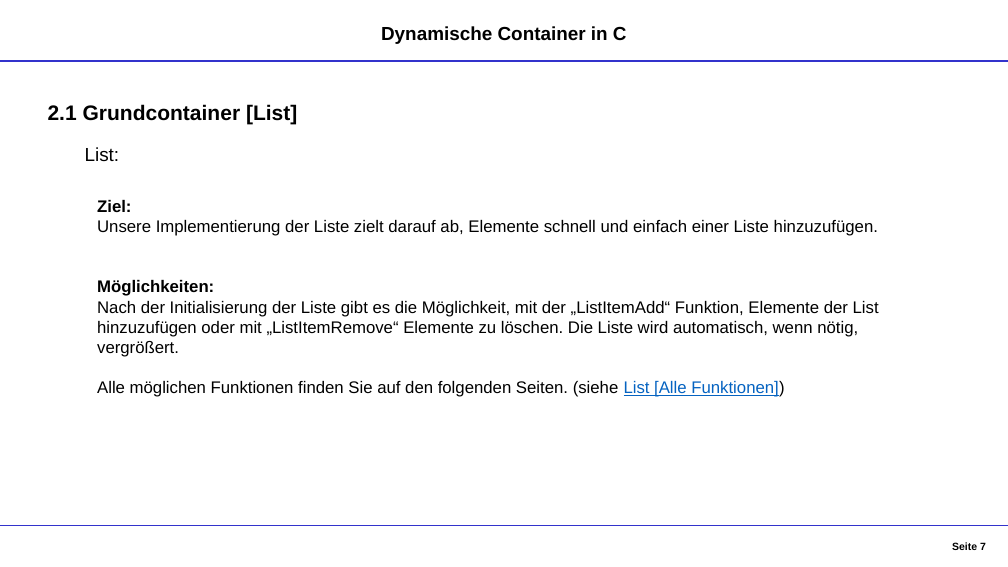
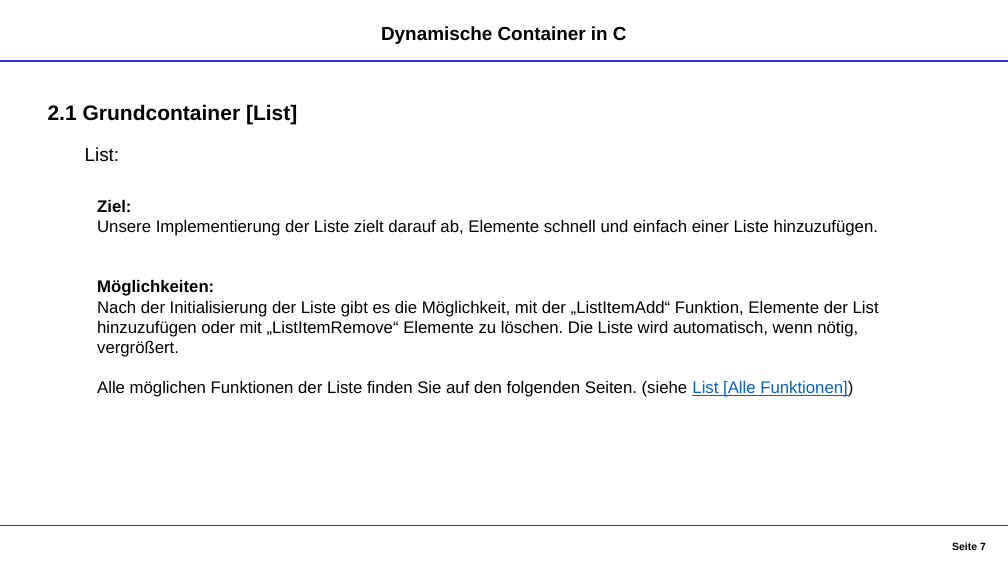
Before and after one commit to DennisGoss99/InPr_DynamicCollections, a slide deck: slide 7 of Dokumentation/Container - Präsentation.pptx. Drawn at 1008x567 pixels with LibreOffice and Linux fonts; fonts in the diff are those of the drawing. Boxes give left, top, right and bottom in pixels: in the first picture for what was removed or moved away, otherwise in the second. Text is boxed around its words. In the diff, an @@ line names an element or a change of style, - is before the commit and + after.

```diff
--- a/Dokumentation/Container - Präsentation.pptx
+++ b/Dokumentation/Container - Präsentation.pptx
@@ text at box(97, 381, 853, 397): text changed @@
-Alle möglichen Funktionen finden Sie auf den folgenden Seiten. (siehe List [Alle Funktionen])
+Alle möglichen Funktionen der Liste finden Sie auf den folgenden Seiten. (siehe List [Alle Funktionen])
```
Also in this commit, not shown: 9 other slides changed.
